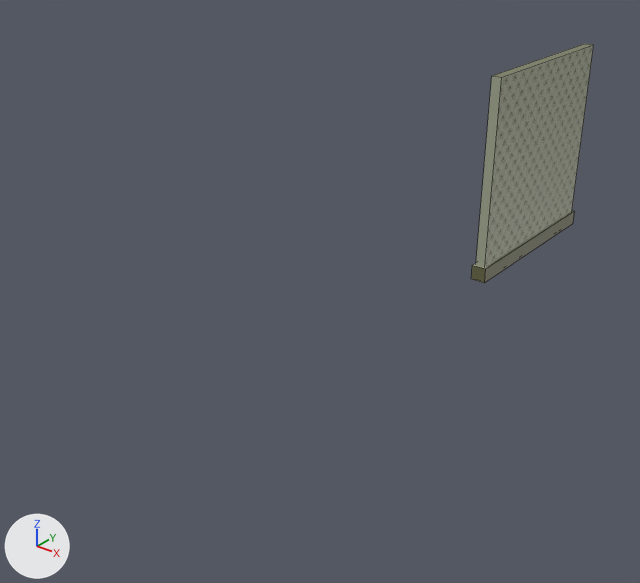
The FBX model Assets/Art/Dimensions/Backrooms/wall_3.fbx as it was, and as the next commit left it.
Rendered twice from a 50 mm lens placed at (15.0, -32.8, 10.9), pointed at (-1.7, -12.0, -2.0). The lights are fixed; the arrows at lower left show +X, +Y and +Z. Mesh edges are drawn as thin lines. Where no turn or scale is listed for an object, it has been applied to the vertices.
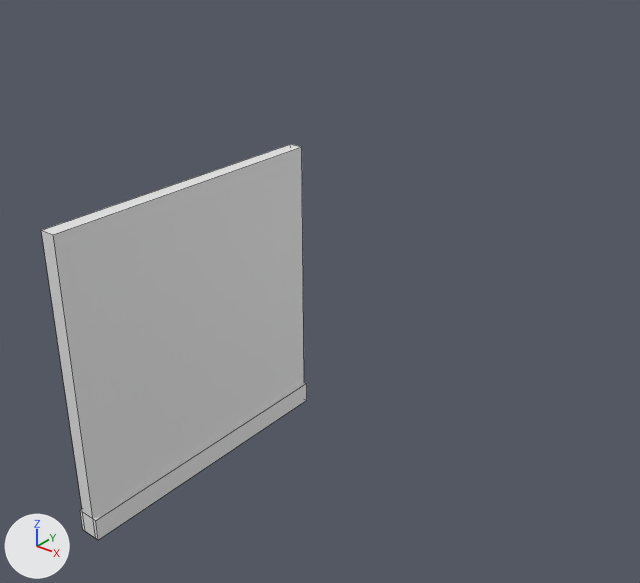
The edits, one by one:
me_cube_007 has 16 vertices, 12 faces and spans x -0.3..0.3, y -4.1..4.1, z -4.0..4.0.
me_cube_007 no longer uses material mat_material_003 (picture img_br_3_jpg).
Object 'Cube.003' (ob_cube_003) moves from (0.0, 0.0, 0.0) to (-0.1, -18.99, 0.0).

Location of each change, [x1, y1, x2, y2] in pixels of the pictures (640 x 583 px):
'Cube.003', recoloured, moved: before [471, 44, 594, 283]; after [41, 144, 307, 540]
